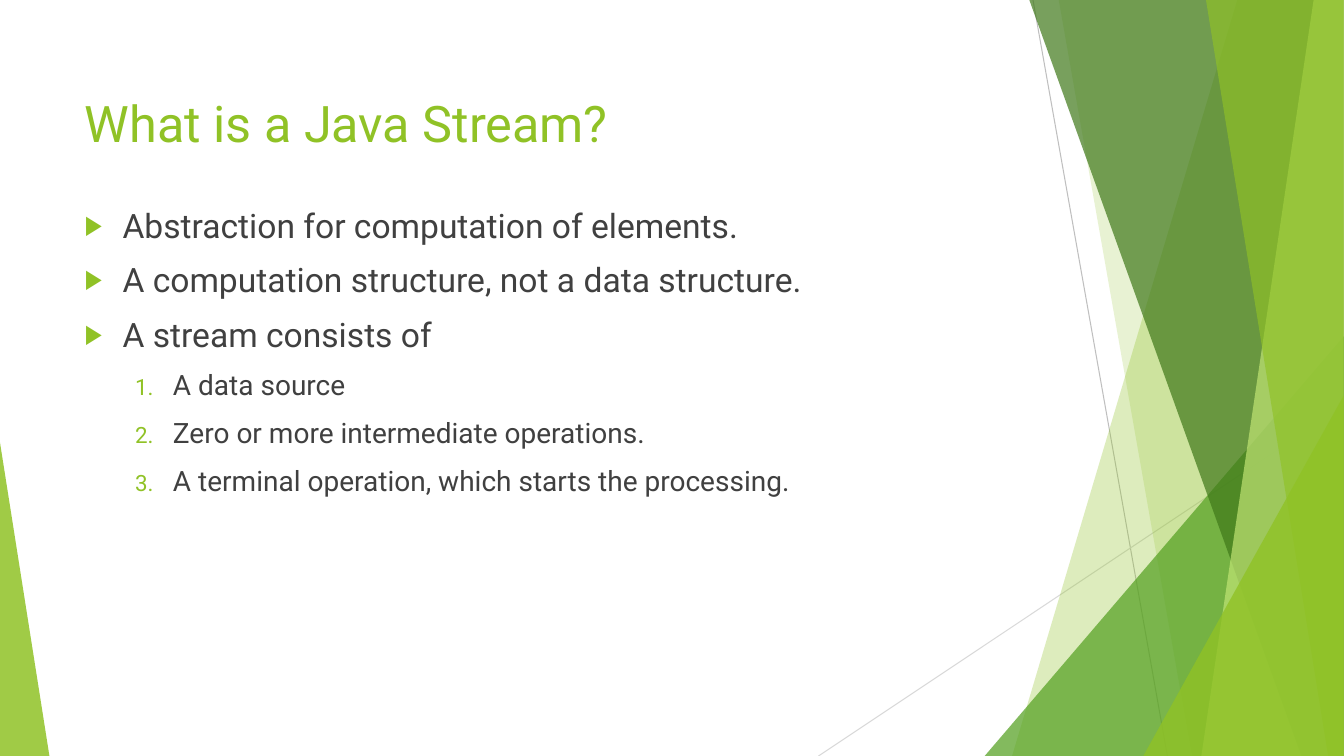
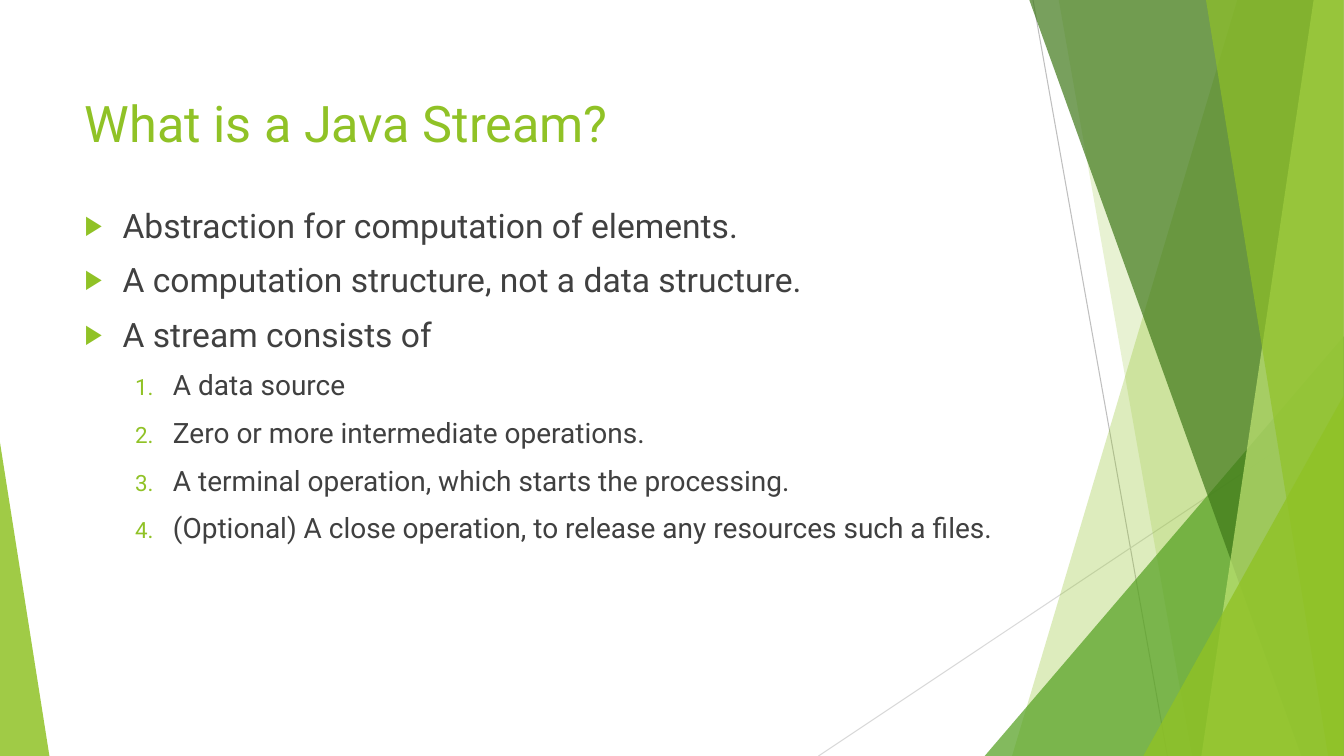
Before and after one commit to RichardRoda/2017-CodePaLOUsa-Lambda, a slide deck: slide 25 of Learning to Love the Lambda in the Stream.pptx. Drawn at 1344x756 pixels with LibreOffice and Linux fonts; fonts in the diff are those of the drawing. Boxes give left, top, right and bottom in pixels: in the first picture for what was removed or moved away, otherwise in the second. Text is boxed around its words. In the diff, an @@ line names an element or a change of style, - is before the commit and + after.

Commit message:
Make role of the stream close operation clearer by explicitly listing it as an optional fourth operation after the terminal operation.

```diff
--- a/Learning to Love the Lambda in the Stream.pptx
+++ b/Learning to Love the Lambda in the Stream.pptx
@@ text at [173,516,992,544]: paragraph added @@
+  4. (Optional) A close operation, to release any resources such a files.
```
Also in this commit, not shown: 3 other slides changed, 1 other file.
